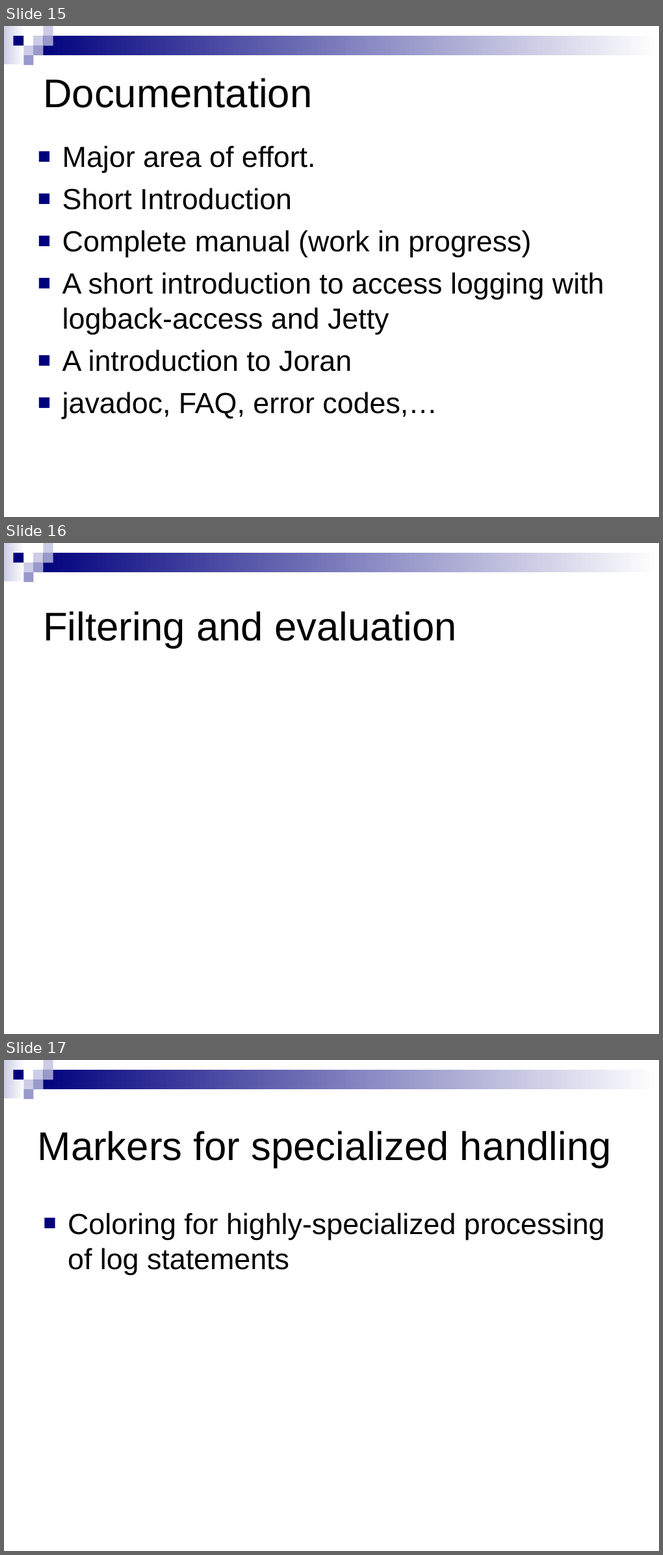
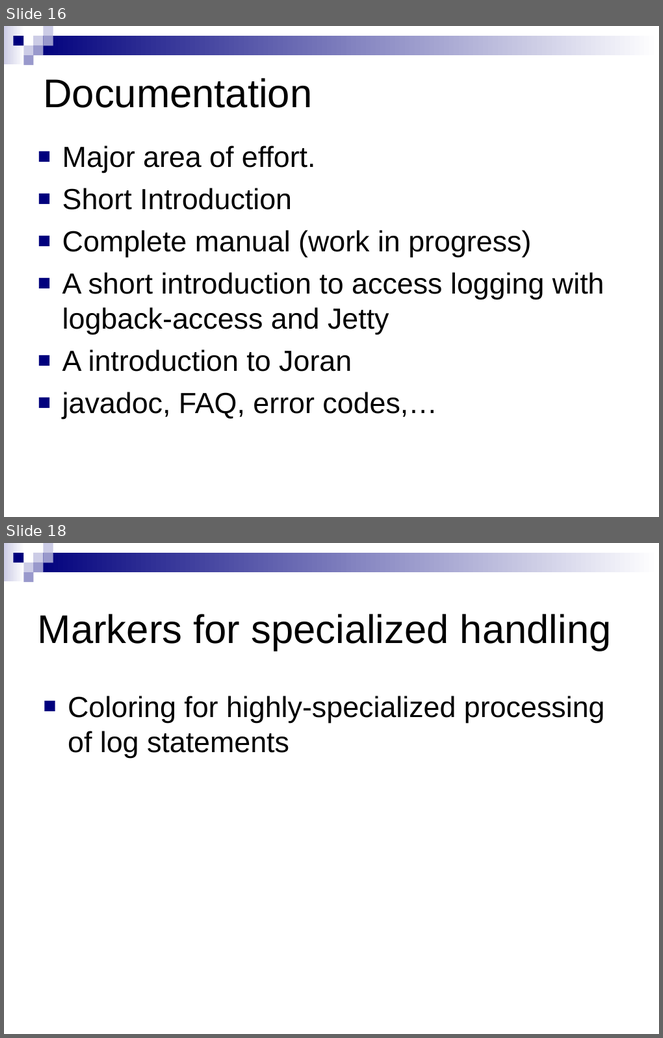
Before and after one commit to qos-ch/logback, a slide deck: logback-site/src/site/resources/10reasons.ppt. Shown one above the other, each under a label of ours: slides 15, 16 and 17 before the commit, slides 16 and 18 after it; the slides between them are not shown. The pictures are 663x1555 and 663x1038 pixels, drawn with LibreOffice and Linux fonts; fonts in the diff are those of the drawing; background and template pictures are left out. Boxes give left, top, right and bottom in pixels: in the first picture for what was removed or moved away, otherwise in the second. Text is boxed around its words. In the diff, an @@ line names an element or a change of style, - is before the commit and + after.

```diff
--- a/logback-site/src/site/resources/10reasons.ppt
+++ b/logback-site/src/site/resources/10reasons.ppt
@@ slide 16 removed at box(4, 543, 659, 1034), background #FFFFFF; not listed: 9 template elements that a slide beside it also shows @@
@@ title removed at box(43, 611, 457, 648) @@
-Filtering and evaluation
@@ what was slide 15 is now slide 16 @@
@@ what was slide 17 is now slide 18 @@
```
Also in this commit, not shown: 4 slides changed, 2 slides added, 2 other files.
